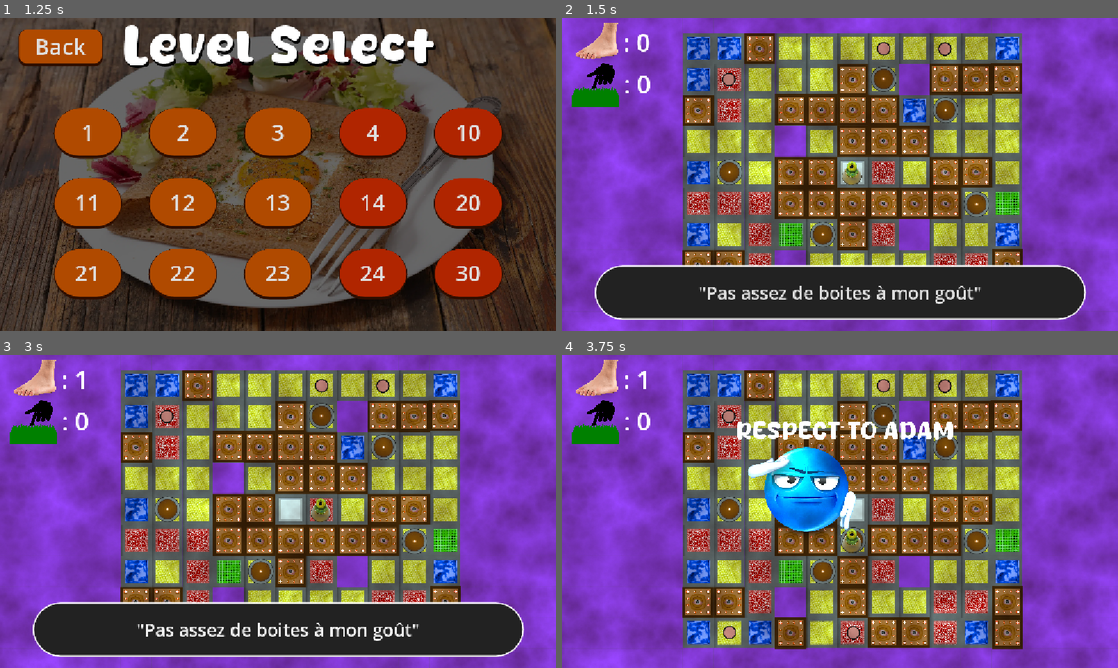
Above: before the commit, frames 1-4 (two rows, left to right).
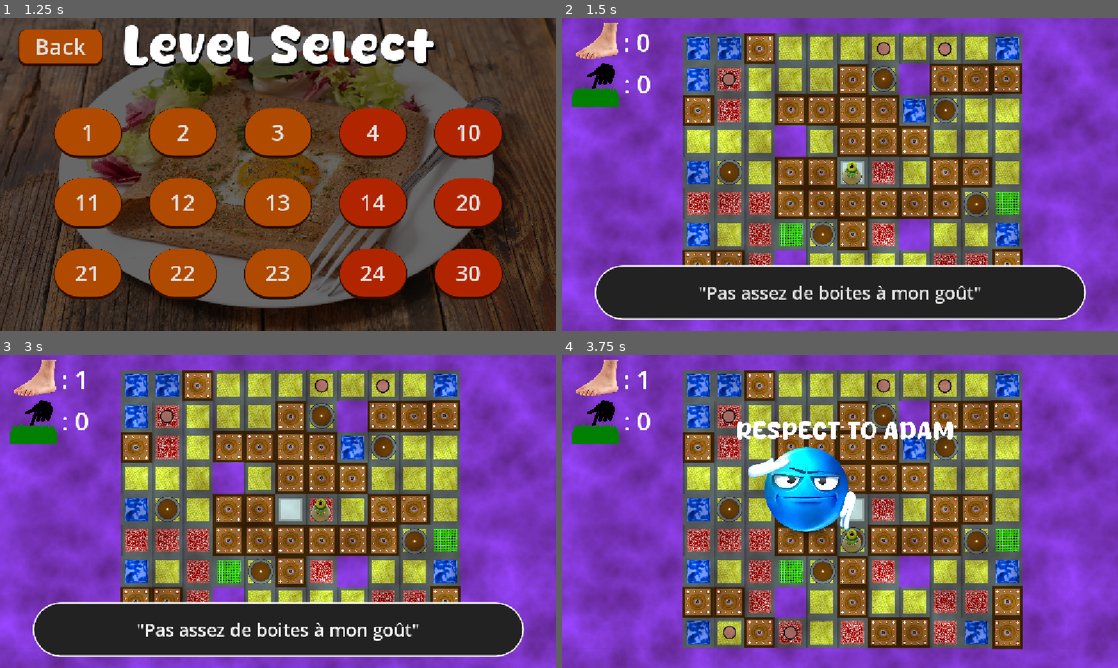
Above: after the commit, the same moments.

Repository: Crizomb/TrucMhajong
Game: Godot game, scene res://scenes/menus/main_menu.tscn
Two runs of this game, one before a commit and one after it. Both use one fixed random seed, a clock stepped at 60 frames per second and the inputs below.
Inputs:
- Up to frame 1 (1.25 s): click "Start" at 0.5 s
- Up to frame 2 (1.5 s): click "30" at 1.25 s
- Up to frame 3 (3 s): click "'Pas assez de boites à mon go…" at 2 s; tap Enter at 2.75 s; hold D (Right) from 2.78 s (still down); tap K (MaSuperActionDeTest) at 2.85 s
- Up to frame 4 (3.75 s): tap R (Restart) at 3.5 s; release D (Right) at 3.53 s; hold S (Down) from 3.53 s (still down); tap L (RespectToAdam) at 3.6 s

Frame 1 is identical in both runs. In frame 2, 21% of the frame differs, in the area x 0-100%, y 0-100%; in frame 3, 21%; in frame 4, 26%.

Commit message:
Niveau 30 tres sadique j'espere

Diff:
--- a/scenes/Niveaux/niveau30.tscn
+++ b/scenes/Niveaux/niveau30.tscn
@@ -41,7 +41,7 @@
 [node name="Node2D2" type="Node2D" unique_id=1947861403]
 
 [node name="TileMapLayer" type="TileMapLayer" parent="." unique_id=1119246778]
-tile_map_data = PackedByteArray("AAABAPv/AAABAAEAAAAAAPv/AAA …(2120 unchanged characters)… AAAQAAAADAAEAAAD//wQAAAADAAAAAAD+/wQAAAAEAAAAAAD9/wQAAAADAAEAAAD8/wQAAAAEAAAAAAD8/wM …(1119 unchanged characters)…
+tile_map_data = PackedByteArray("AAABAPv/AAABAAEAAAAAAPv/AAA …(2120 unchanged characters)… AAAQAAAADAAEAAAD//wQAAAADAAAAAAD+/wQAAAADAAEAAAD9/wQAAAADAAEAAAD8/wQAAAAEAAAAAAD8/wM …(1119 unchanged characters)…
 tile_set = SubResource("TileSet_xkn4h")
 script = ExtResource("2_f7ksi")
 
@@ -140,7 +140,7 @@
 position = Vector2(-320, 448)
 
 [node name="Box30" parent="." unique_id=1427453464 instance=ExtResource("4_qo0k1")]
-position = Vector2(-64, 576)
+position = Vector2(-193, 574)
 
 [node name="Box31" parent="." unique_id=342785522 instance=ExtResource("4_qo0k1")]
 position = Vector2(576, -322)
@@ -161,7 +161,7 @@
 position = Vector2(-448, -192)
 
 [node name="Crepiere" parent="." unique_id=949437595 instance=ExtResource("5_6pugo")]
-position = Vector2(195, 571)
+position = Vector2(-66, 571)
 
 [node name="Crepiere2" parent="." unique_id=1004614004 instance=ExtResource("5_6pugo")]
 position = Vector2(320, -452)
@@ -187,4 +187,4 @@
 [node name="CanvasLayer" parent="." unique_id=1832535853 instance=ExtResource("8_f7ksi")]
 
 [node name="PointLight2D" parent="." unique_id=1065185849 instance=ExtResource("9_202f1")]
-position = Vector2(190, 41)
+position = Vector2(0, -106)
